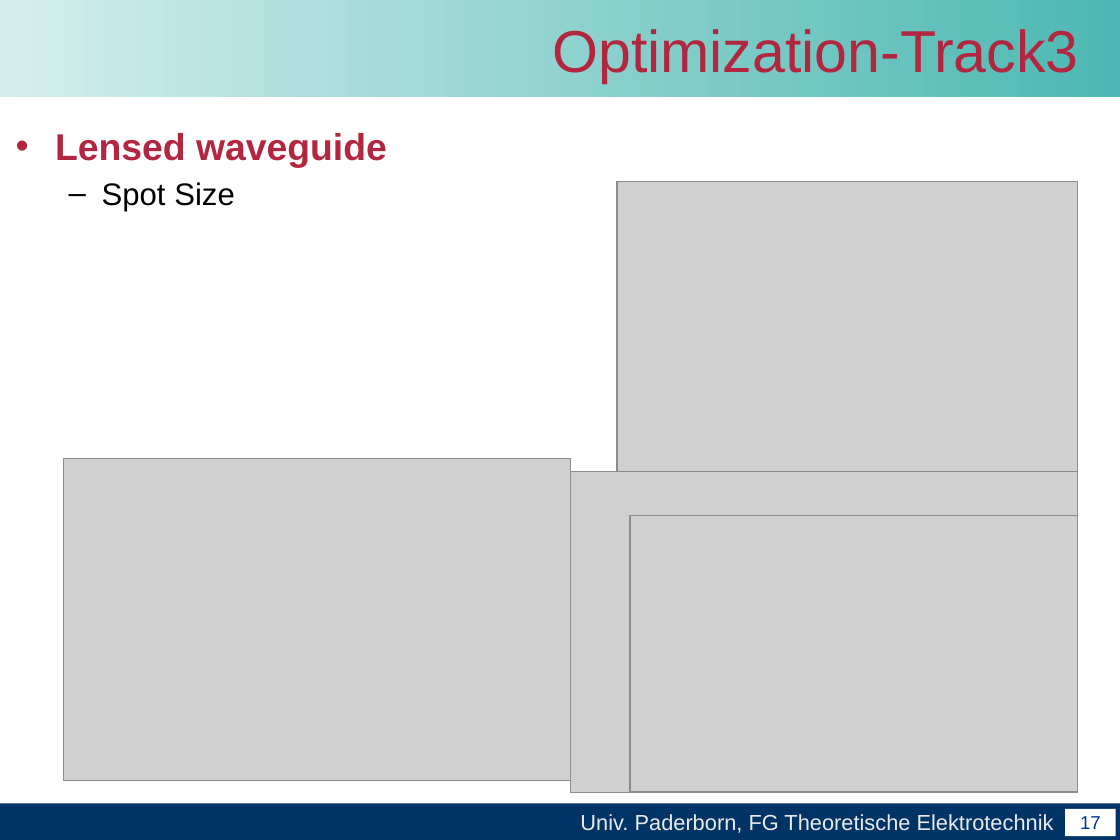
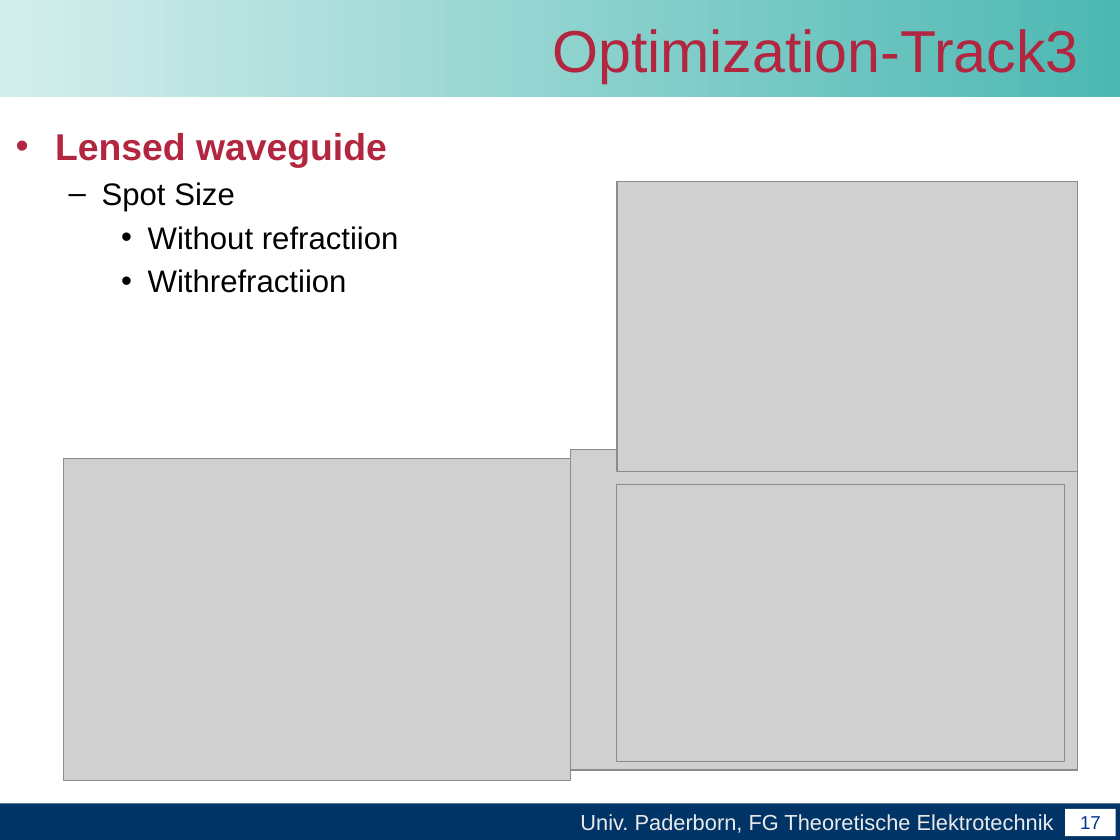
Before and after one commit to leonard117/arbeittet, a slide deck: slide 18 of Master_arbeit/word/Abschlussvortrag der Masterarbeit.pptx. Drawn at 1120x840 pixels with LibreOffice and Linux fonts; fonts in the diff are those of the drawing; grey boxes stand for pictures; background and template pictures are left out. Boxes give left, top, right and bottom in pixels: in the first picture for what was removed or moved away, otherwise in the second. Text is boxed around its words. In the diff, an @@ line names an element or a change of style, - is before the commit and + after.

```diff
--- a/Master_arbeit/word/Abschlussvortrag der Masterarbeit.pptx
+++ b/Master_arbeit/word/Abschlussvortrag der Masterarbeit.pptx
@@ text at (148,226,399,293): paragraphs added @@
+    • Without refractiion
+    • Withrefractiion
@@ picture: place and size @@
-picture at (570,472,1077,792)
+picture at (570,449,1077,769)
@@ picture: place and size @@
-picture at (631,516,1079,793)
+picture at (617,485,1065,762)
```
Also in this commit, not shown: 11 other slides changed, 3 slides added, 1 slide removed.
